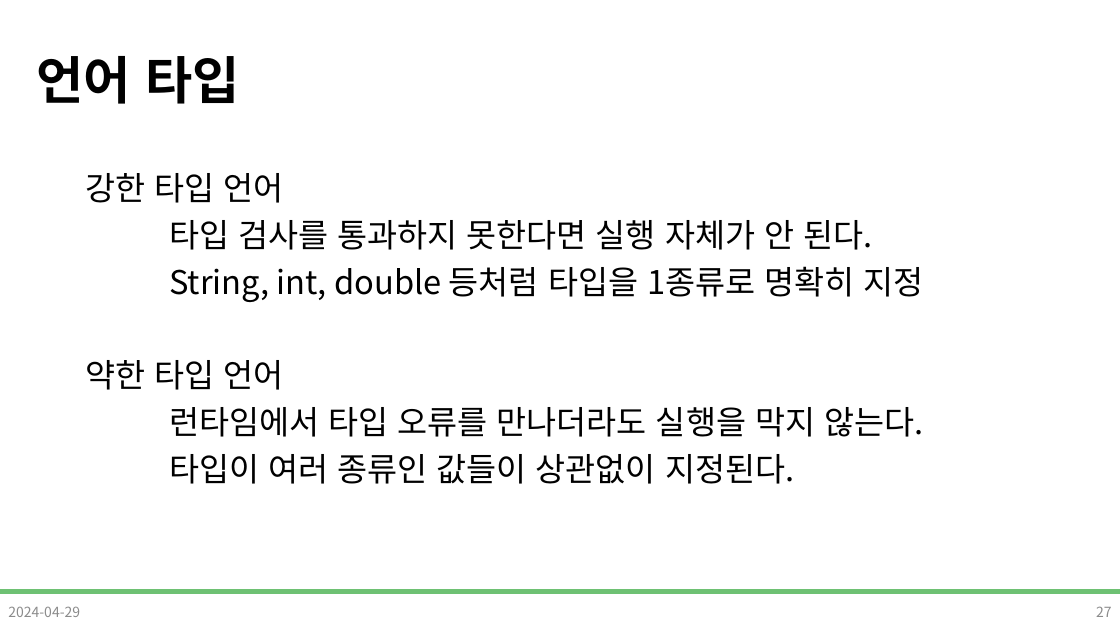
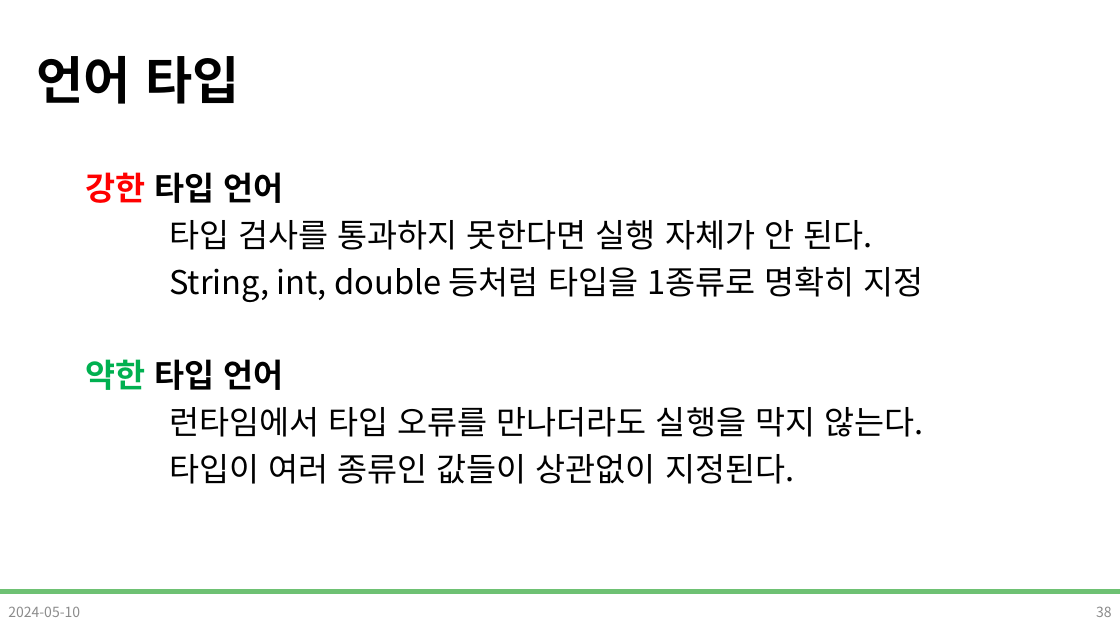
Before and after one commit to DevDamon0527/SeSAC_Yeongdeungpo_Campus_6th, a slide deck: slide 38 of material/[SeSAC_YDP_6] 04-1_Javascript.pptx (slide 27 before the commit). Drawn at 1120x630 pixels with LibreOffice and Linux fonts; fonts in the diff are those of the drawing; background and template pictures are left out. Boxes give left, top, right and bottom in pixels: in the first picture for what was removed or moved away, otherwise in the second. Text is boxed around its words. In the diff, an @@ line names an element or a change of style, - is before the commit and + after.

```diff
--- a/material/[SeSAC_YDP_6] 04-1_Javascript.pptx
+++ b/material/[SeSAC_YDP_6] 04-1_Javascript.pptx
@@ text at box(85, 172, 284, 390): text colour #000000 to #FF0000 in "강한"; bold on in "강한 타입 언어", "약한 타입 언어"; text colour #000000 to #00B050 in "약한" @@
@@ text at box(8, 606, 80, 617): text changed @@
-2024-04-29
+2024-05-10
@@ page number at box(1096, 606, 1112, 617): text changed @@
-27
+38
```
Also in this commit, not shown: 89 other slides changed, 16 slides added, 3 slides removed, 16 other files.
